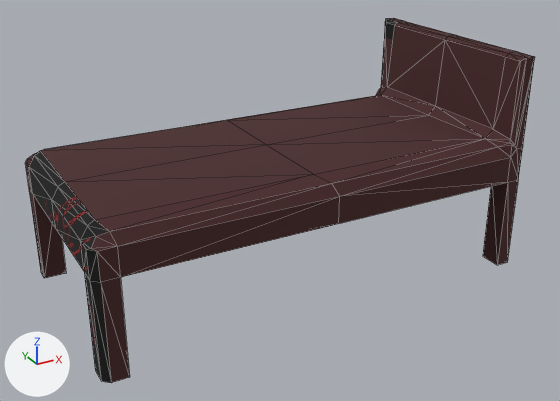
The OBJ model DV1572/DV1572/trolls_inn/Resources/Bed/HighBed.obj, before and after one commit.
One viewpoint serves both versions: a 50 mm camera at (-0.56, -3.34, 1.75) aimed at (0.98, -0.56, 0.36). Lighting does not change. The marker at lower left points along +X, +Y and +Z. Mesh edges are drawn as thin lines. Where no turn or scale is listed for an object, it has been applied to the vertices.

In view in the first picture: 'HighBed'.
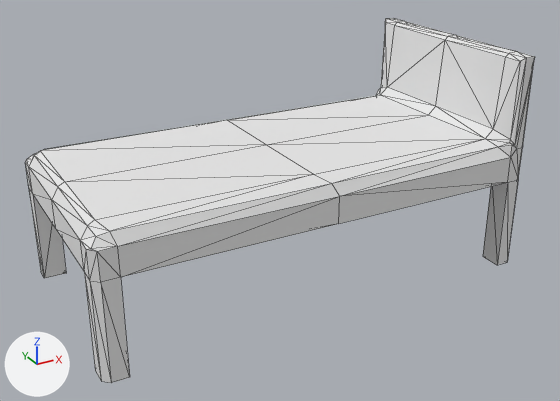
The newer file is also turned or shifted as a whole; pictures and numbers use the older file's frame.

Changed parts and their boxes (x1, y1, x2, y2) in the pictures (560 x 401 px):
'HighBed', recoloured (brown to white)
    both: (25, 18, 535, 383)

The change in detail:
Material 'phong2SG' (mat_phong2sg) is new.
Its base color is (0.8, 0.8, 0.8) (white #e7e7e7).
Its roughness is 1.0.
me_highbed has 123 vertices, 242 faces and spans x 0.0..2.0, y -1.0..0.0, z 0.0..0.99.
me_highbed no longer uses material mat_phong1sg (picture img_texture_png).
me_highbed now uses material mat_phong2sg (white #e7e7e7).
